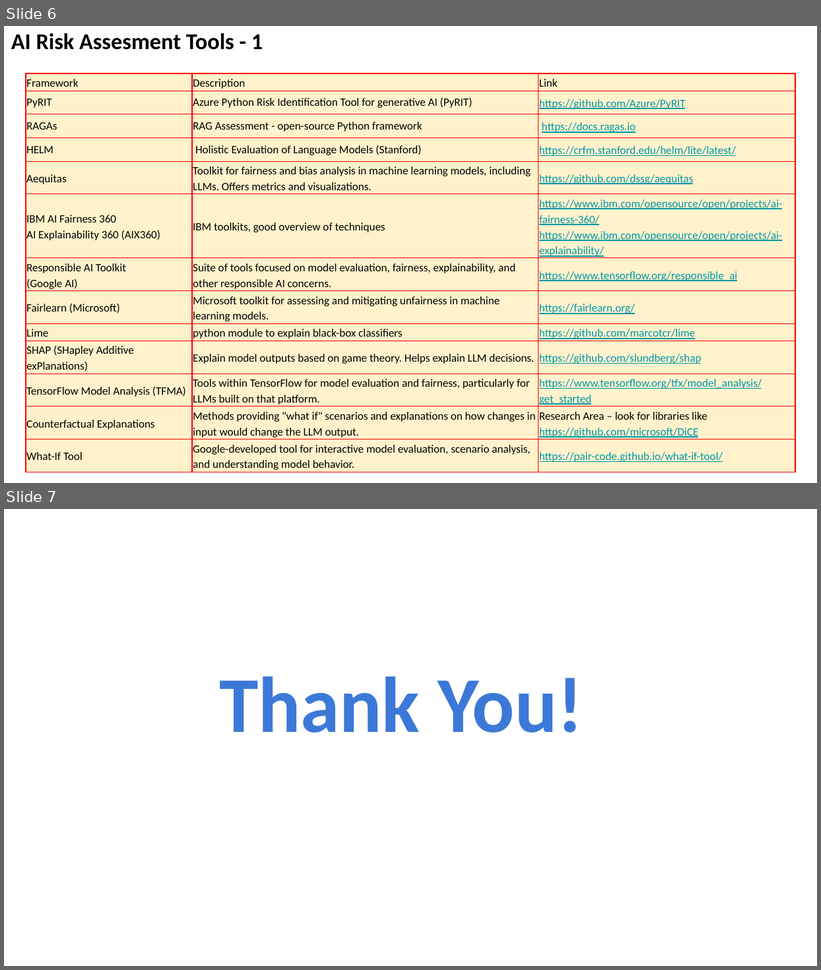
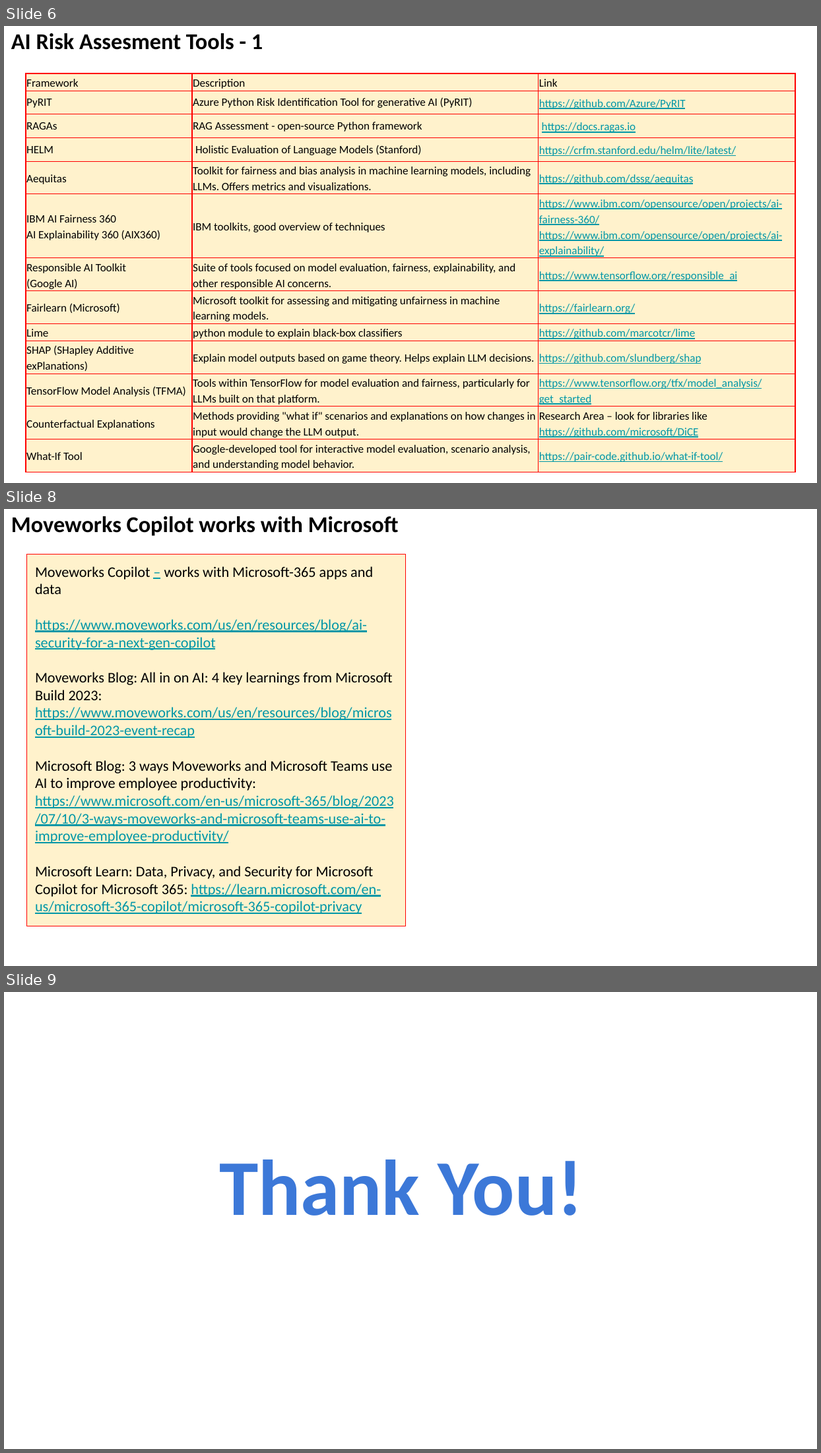
Before and after one commit to lselector/seminar, a slide deck: 2024/2024-03-01-AI-Risk.pptx. Shown one above the other, each under a label of ours: slides 6 and 7 before the commit, slides 6, 8 and 9 after it; the slides between them are not shown. The pictures are 821x970 and 821x1453 pixels, drawn with LibreOffice and Linux fonts; fonts in the diff are those of the drawing. Boxes give left, top, right and bottom in pixels: in the first picture for what was removed or moved away, otherwise in the second. Text is boxed around its words. In the diff, an @@ line names an element or a change of style, - is before the commit and + after.

```diff
--- a/2024/2024-03-01-AI-Risk.pptx
+++ b/2024/2024-03-01-AI-Risk.pptx
@@ slide 8 added at [4, 509, 817, 966], background #FFFFFF @@
@@ text added at [11, 516, 399, 536], 20 pt, text #000000, bold @@
+Moveworks Copilot works with Microsoft
@@ rectangle added at [26, 555, 406, 927], fill #FFF2CC, outline #FF0000 0.75 pt, 13 pt, text #0097A7, underline @@
+Moveworks Copilot – works with Microsoft-365 apps and data
+https://www.moveworks.com/us/en/resources/blog/ai-security-for-a-next-gen-copilot
+Moveworks Blog: All in on AI: 4 key learnings from Microsoft Build 2023: https://www.moveworks.com/us/en/resources/blog/microsoft-build-2023-event-recap
+Microsoft Blog: 3 ways Moveworks and Microsoft Teams use AI to improve employee productivity: https://www.microsoft.com/en-us/microsoft-365/blog/2023/07/10/3-ways-moveworks-and-microsoft-teams-use-ai-to-improve-employee-productivity/
+Microsoft Learn: Data, Privacy, and Security for Microsoft Copilot for Microsoft 365: https://learn.microsoft.com/en-us/microsoft-365-copilot/microsoft-365-copilot-privacy
@@ what was slide 7 is now slide 9 @@
```
Also in this commit, not shown: 1 slide changed, 1 other slide added.
